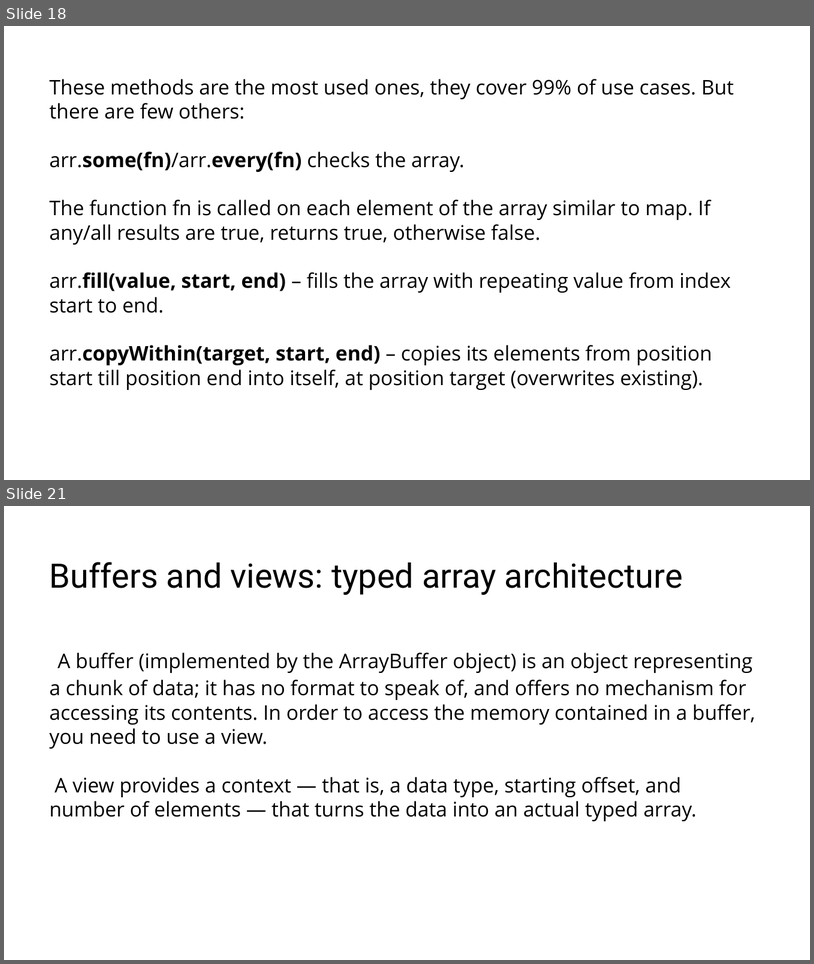
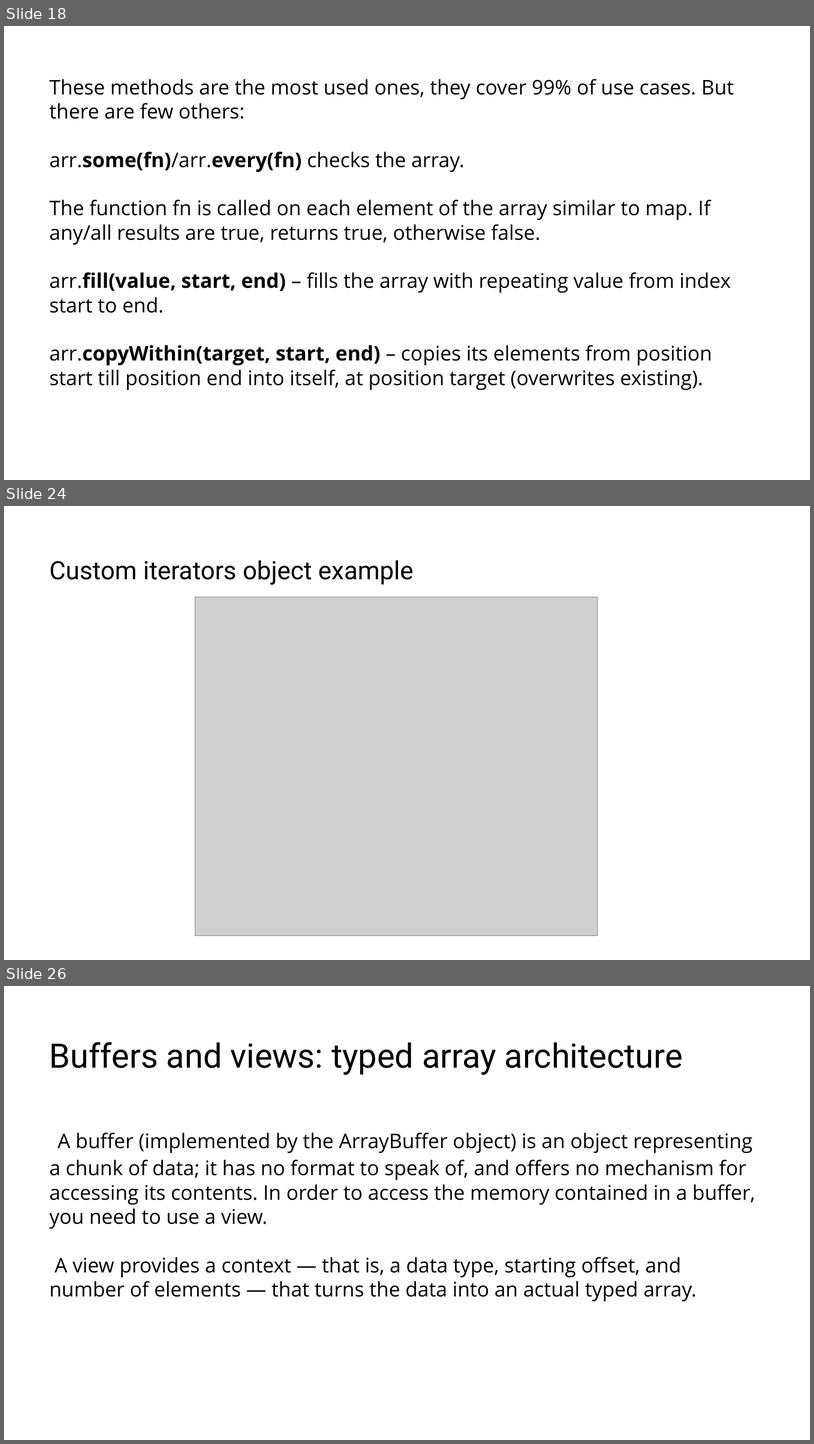
Before and after one commit to RostyslavSynenko/Lv-469.NodeJS, a slide deck: presentations/Built-in Collections.pptx. Shown one above the other, each under a label of ours: slides 18 and 21 before the commit, slides 18, 24 and 26 after it; the slides between them are not shown. The pictures are 814x964 and 814x1444 pixels, drawn with LibreOffice and Linux fonts; fonts in the diff are those of the drawing; grey boxes stand for pictures; background and template pictures are left out. Boxes give left, top, right and bottom in pixels: in the first picture for what was removed or moved away, otherwise in the second. Text is boxed around its words. In the diff, an @@ line names an element or a change of style, - is before the commit and + after.

```diff
--- a/presentations/Built-in Collections.pptx
+++ b/presentations/Built-in Collections.pptx
@@ slide 24 added at [4,506,810,960], background #FFFFFF @@
@@ title added at [50,560,414,585], 30 pt, text #000000 @@
+Custom iterators object example
@@ picture added at [195,597,598,936] @@
@@ what was slide 21 is now slide 26 @@
```
Also in this commit, not shown: 4 slides changed, 13 other slides added, 1 slide removed.
